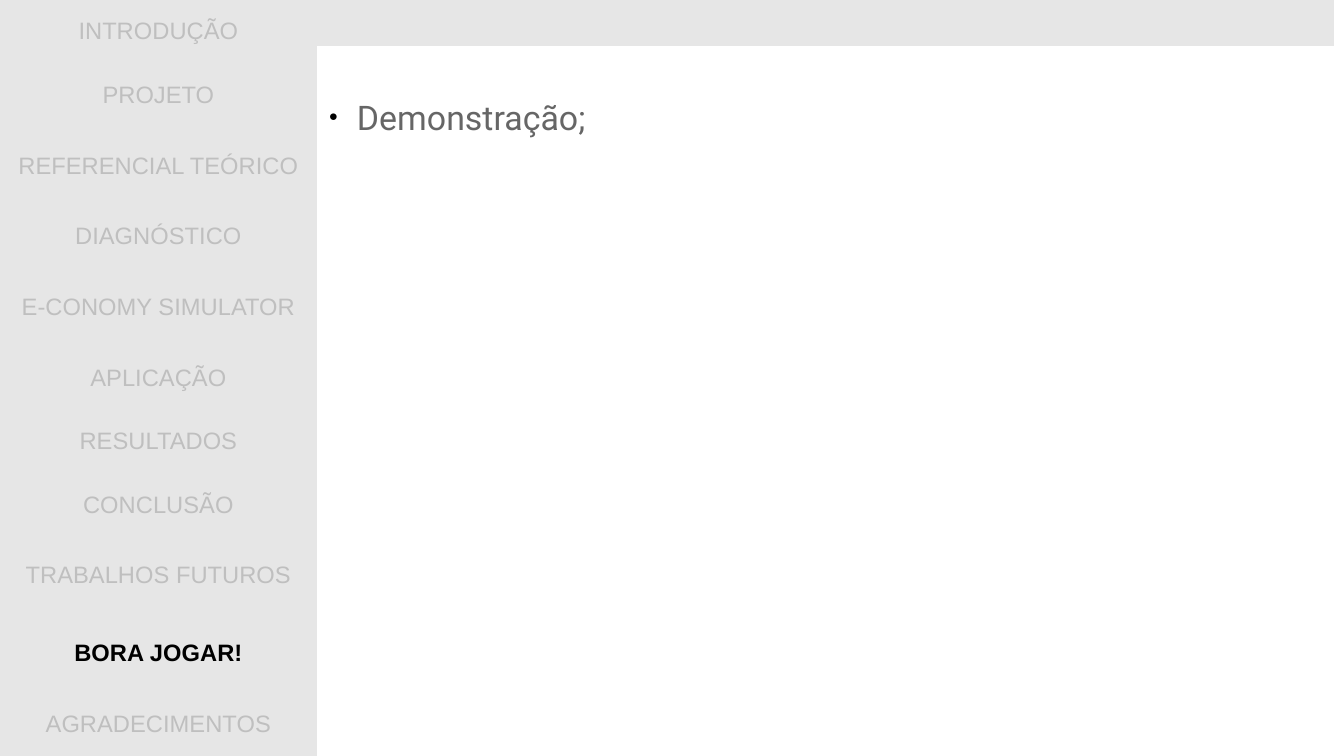
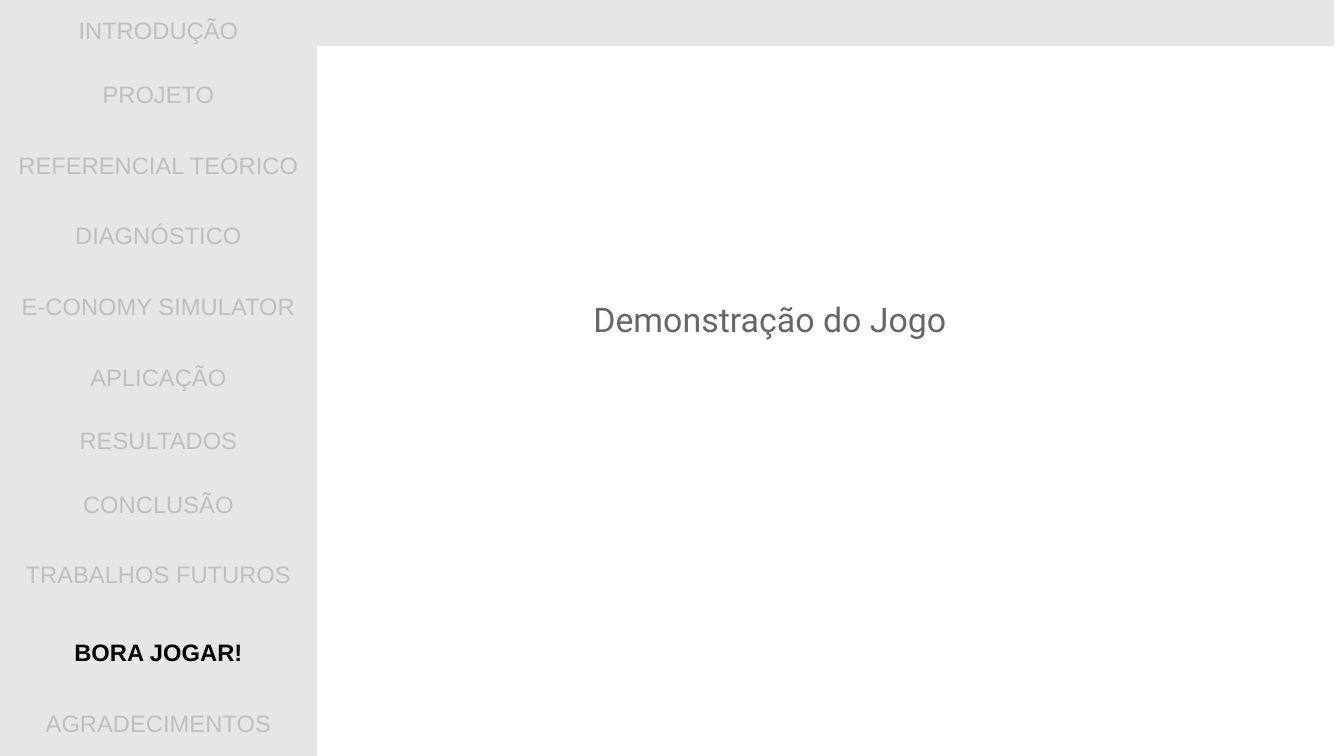
Before and after one commit to gwathsule/e-conomy-simulator, a slide deck: slide 40 of documentacao/apresentacao_tcc.ppt. Drawn at 1344x756 pixels with LibreOffice and Linux fonts; fonts in the diff are those of the drawing; background and template pictures are left out. Boxes give left, top, right and bottom in pixels: in the first picture for what was removed or moved away, otherwise in the second. Text is boxed around its words. In the diff, an @@ line names an element or a change of style, - is before the commit and + after.

Commit message:
adicionando link na demonstracao

```diff
--- a/documentacao/apresentacao_tcc.ppt
+++ b/documentacao/apresentacao_tcc.ppt
@@ text at box(593, 306, 946, 340): text changed @@
-● Demonstração;
+Demonstração do Jogo
```
